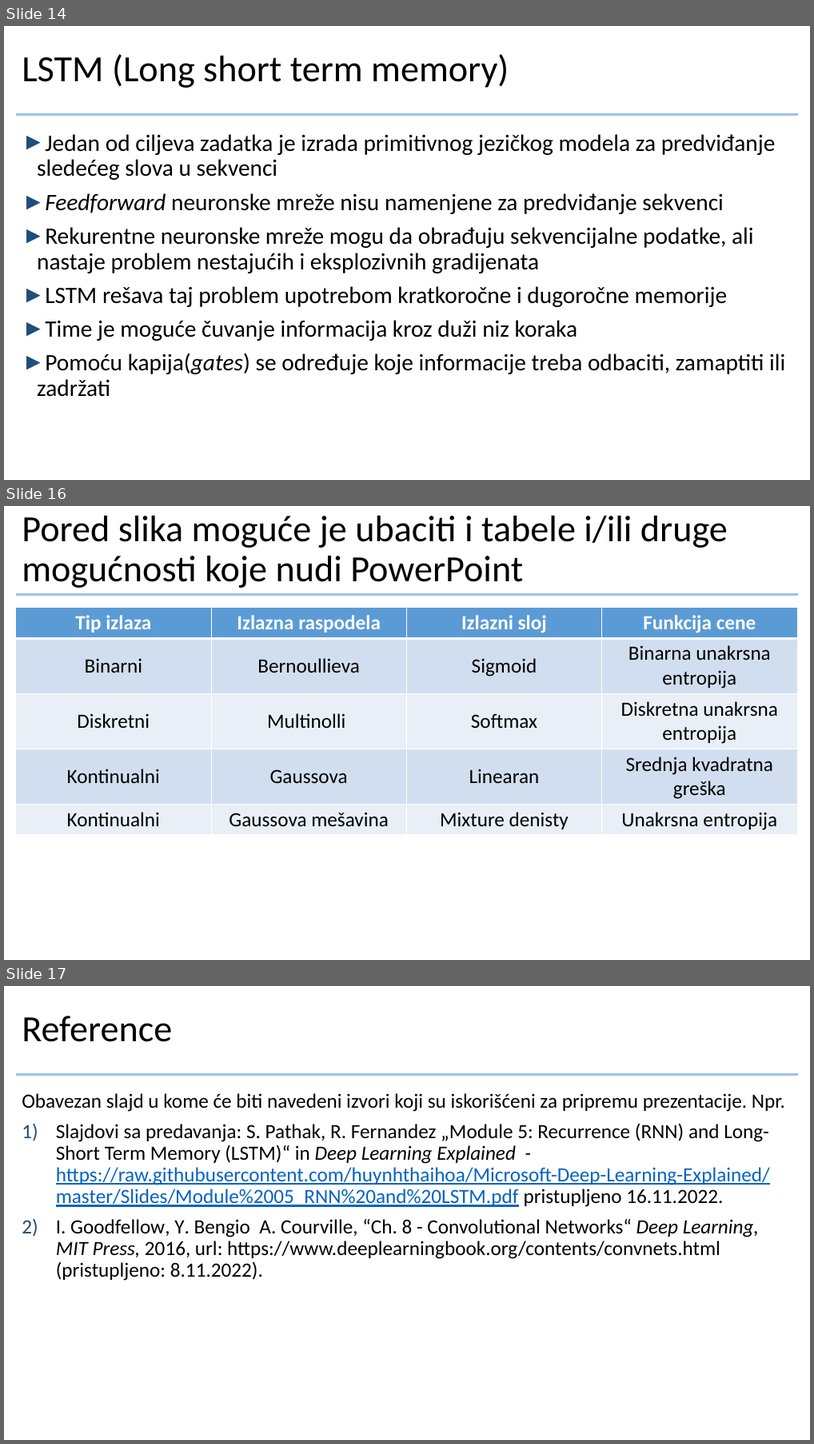
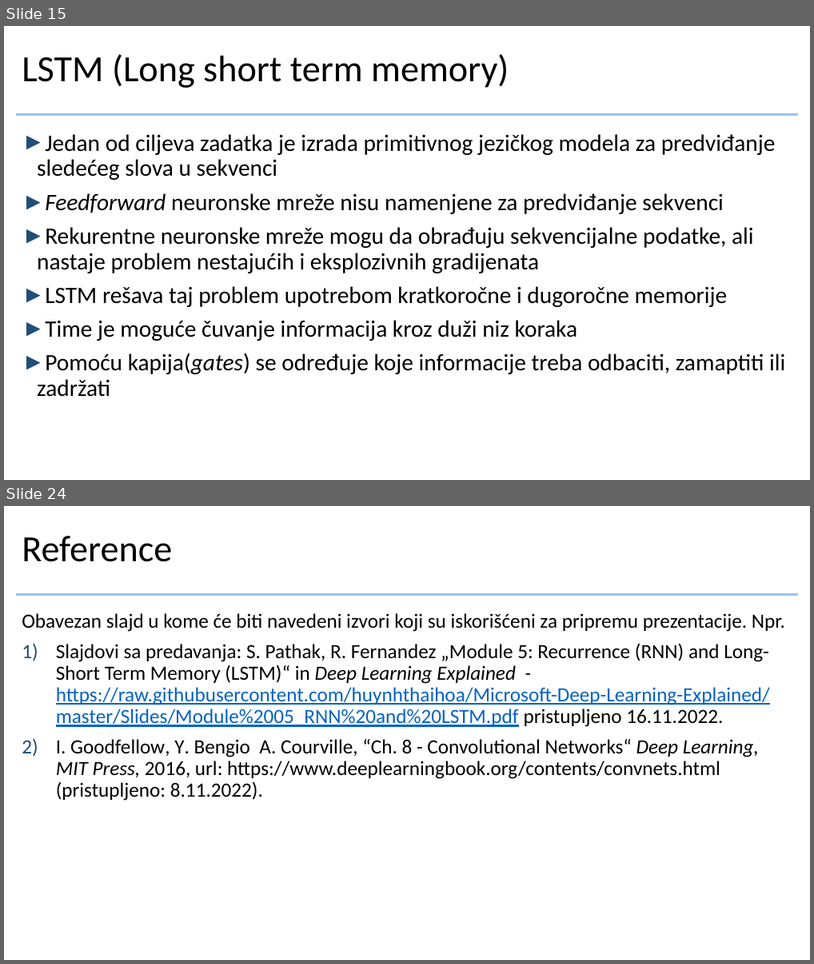
Before and after one commit to crnicavic/dumbgrad, a slide deck: doc/prezentacija.pptx. Shown one above the other, each under a label of ours: slides 14, 16 and 17 before the commit, slides 15 and 24 after it; the slides between them are not shown. The pictures are 814x1444 and 814x964 pixels, drawn with LibreOffice and Linux fonts; fonts in the diff are those of the drawing; background and template pictures are left out. Boxes give left, top, right and bottom in pixels: in the first picture for what was removed or moved away, otherwise in the second. Text is boxed around its words. In the diff, an @@ line names an element or a change of style, - is before the commit and + after.

```diff
--- a/doc/prezentacija.pptx
+++ b/doc/prezentacija.pptx
@@ slide 16 removed at bbox=[4, 506, 810, 960], background #FFFFFF; not listed: 1 template element that a slide beside it also shows @@
@@ title removed at bbox=[22, 516, 728, 588] @@
-Pored slika moguće je ubaciti i tabele i/ili druge mogućnosti koje nudi PowerPoint
@@ table removed at bbox=[15, 608, 797, 833], 5 rows, 4 columns @@
-Tip izlaza | Izlazna raspodela | Izlazni sloj | Funkcija cene
-Binarni | Bernoullieva | Sigmoid | Binarna unakrsna entropija
-Diskretni | Multinolli | Softmax | Diskretna unakrsna entropija
-Kontinualni | Gaussova | Linearan | Srednja kvadratna greška
-Kontinualni | Gaussova mešavina | Mixture denisty | Unakrsna entropija
@@ what was slide 14 is now slide 15 @@
@@ what was slide 17 is now slide 24 @@
```
Also in this commit, not shown: 3 slides changed, 9 slides added, 1 other slide removed.
